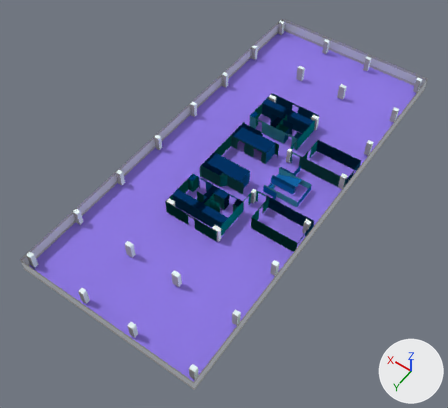
Before and after pictures for a commit that changed the Blender file models/tablas2-P2.blend.
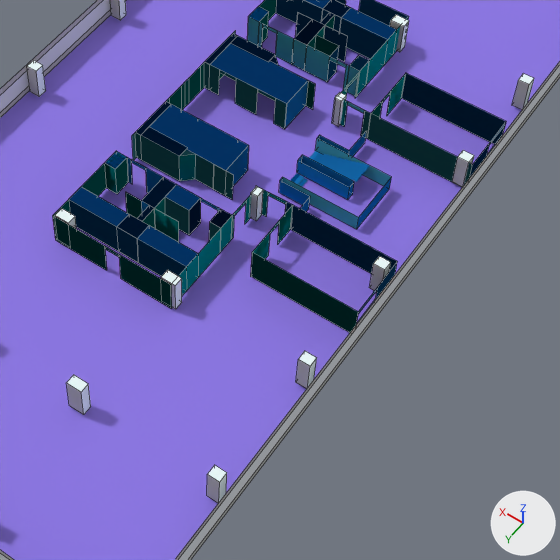
There are two pictures of each version: one whole from a 50 mm camera at (-3.17, 5.05, 6.72) aimed at (0.12, 0.44, -0.51), one close up on the part from 32% to 86% of the width and 27% to 86% of the height. Lighting does not change. The marker at lower right points along +X, +Y and +Z. The close-ups show mesh edges as thin lines.

In view in the first close-up: 'Columnas', 'Cristalera', 'Escaleras', 'Escalones', 'Habitaciones.001', 'Pared exterior', 'Suelo'.
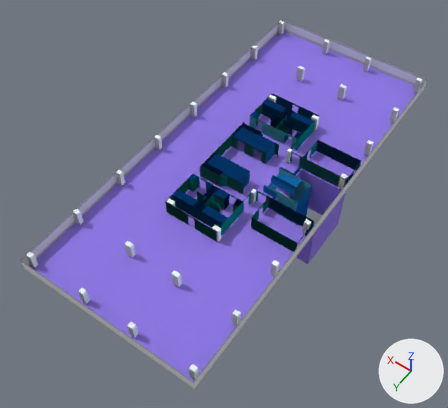
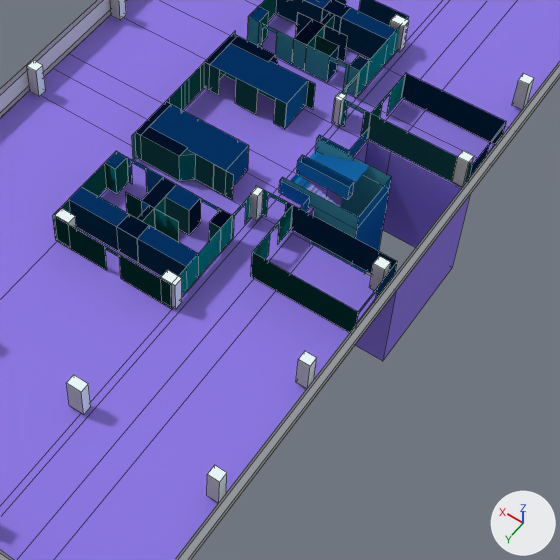
Changed parts and their boxes [x1, y1, x2, y2] in the close-ups (560 x 560 px):
'Escaleras', reshaped: before [279, 132, 391, 229]; after [279, 128, 391, 273]
part 1 of me_cube_063, added (blue): after [0, 0, 560, 560]
part 2 of me_cube_065, built on: before [349, 132, 366, 157]; after [309, 128, 389, 273]

The change, as a diff of the scene's bpy script:
```diff
--- a/models/tablas2-P2.blend.py
+++ b/models/tablas2-P2.blend.py
@@ me_cube_063 @@
 # used by ob_suelo; location = (-1.353, 2.399, -0.052); scale = (0.117, 0.117, 0.117)
-me_cube_063.from_pydata(...)  # 4 vertices, 1 face; spans x -0.1..23.2, y -46.5..5.8, z 0.0
+me_cube_063.from_pydata(...)  # 62 vertices, 45 faces; spans x -0.1..23.2, y -46.5..5.8, z -6.4..0.0
+# me_cube_063 part 1: 58 vertices added at x -0.1..23.2, y -46.5..5.8, z -6.4..0.0
 me_cube_063.materials.append(mat_purple2)
@@ me_cube_065 @@
 me_cube_065.from_pydata(...)  # 28 vertices, 13 faces; spans x -0.67..3.87, y -10.76..-3.6, z -2.0..-1.0
 # used by ob_escaleras; location = (-0.87, 0.865, 0.2); scale = (0.117, 0.117, 0.117)
 # verts and faces of me_cube_065; kept vertices keep their numbers, new ones are numbered from 28
 # before: 6 (3.87, -5.56, -2.0), 8 (-0.67, -5.56, -2.0) at pixel (356, 229), 10 (-0.67, -8.8, -2.0) at pixel (389, 189), 24 (2.03, -10.76, -1.0) at pixel (366, 130), 25 (3.87, -8.8, -2.0) at pixel (315, 150)
 # before: 27 (2.03, -10.76, -2.0) at pixel (364, 143)
+# me_cube_065 part 2
+verts[24] = (2.03, -11.1, -1.0)  # moved, pixel (369, 126)
+verts[27] = (2.03, -11.1, -2.0)  # moved, pixel (367, 139)
+for new, old in zip([*range(28, 32)], [6, 8, 10, 25]): verts[new] = verts[old] + (0.0, 0.0, -5.9)
+faces += [(10, 30, 31, 25), (6, 28, 29, 8)]  # mat_aqua1 (cyan #49a5b6)
+faces += [(8, 29, 30, 10)]  # mat_blue3 (blue #1464a5)
 me_cube_065.materials.append(mat_blue3)
```
